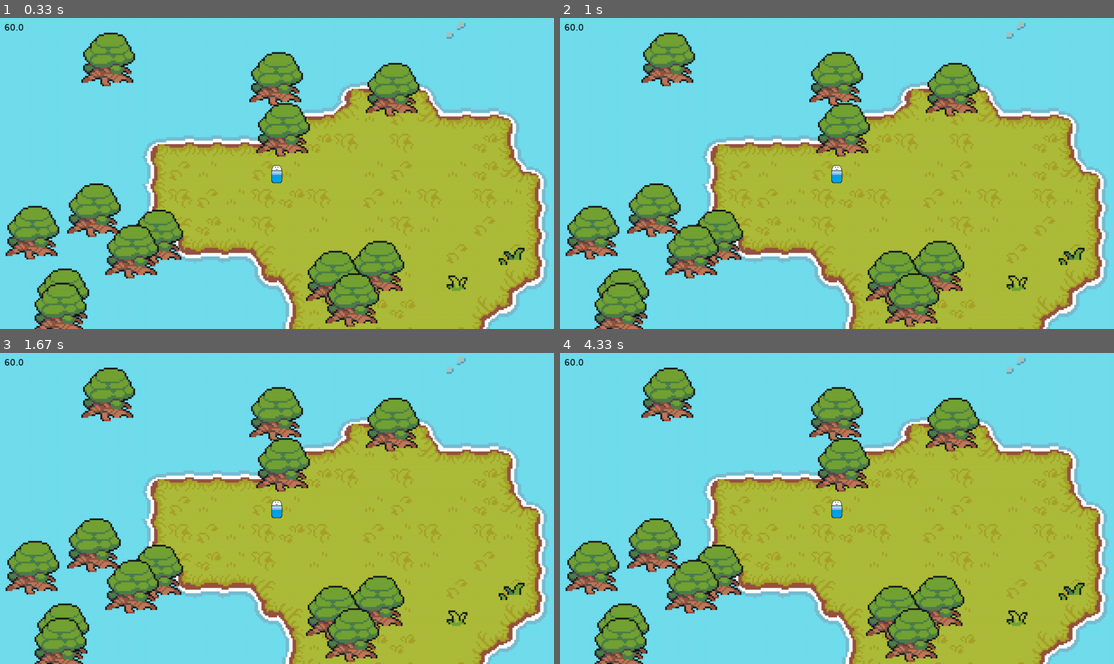
Above: before the commit, frames 1-4 (two rows, left to right).
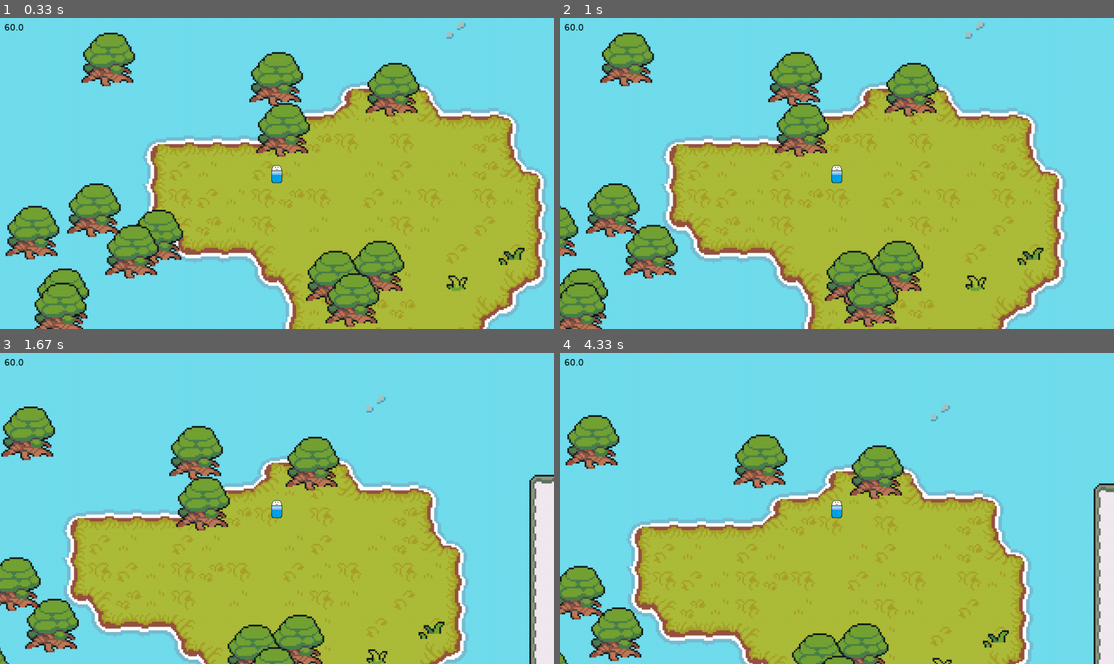
Above: after the commit, the same moments.

Repository: C0DE-SAGE/pygame-top-down-shooter
Game: pygame game, started from test/camera.py
The game is run twice, just before and just after one commit, with the same random seed, the same clock (stepped at 60 frames per second) and the same inputs.
Inputs (mouse positions are in pixels of both pictures, inside the frame that each line leads up to):
- Up to frame 1 (0.33 s): no input
- Up to frame 2 (1 s): press the mouse at (814, 185) at 0.37 s; move the mouse to (914, 176) at 0.47 s; release the mouse at (1014, 164) at 0.6 s; hold D from 0.67 s (still down); move the mouse to (837, 195) at 0.7 s
- Up to frame 3 (1.67 s): release D at 1.13 s; hold W 1.17-1.47 s; hold D from 1.5 s (still down)
- Up to frame 4 (4.33 s): release D at 1.97 s; hold A 2-2.53 s; hold S 2.57-2.87 s; hold A 2.9-3.3 s; hold W 3.33-3.7 s; hold D from 3.73 s (still down)

Frame 1 is identical in both runs. In frame 2, 39% of the frame differs, in the area x 0-99%, y 1-100%; in frame 3, 48%, in the area x 0-100%, y 1-100%; in frame 4, 48%.

Commit message:
bullet collide update, making helath bar..

Diff:
--- a/test/camera.py
+++ b/test/camera.py
@@ -9,16 +9,16 @@
 		super().__init__()
 		self.image = pygame.image.load('graphics/tree.png').convert_alpha()
 		self.rect = self.image.get_rect(topleft=pos)
+		self.speed = 1
 
 	def update(self):
-		self.mask = pygame.mask.from_surface(self.image)
-		self.player_mask = pygame.mask.from_surface(player.image)
 		if pygame.sprite.spritecollide(self, pygame.sprite.GroupSingle(player), False, pygame.sprite.collide_mask):
 			self.kill()
 
 class Player(pygame.sprite.Sprite):
-	def __init__(self, pos):
+	def __init__(self, pos, health):
 		super().__init__()
+		self.health = health
 		self.image = pygame.image.load('graphics/pixil-frame-0.png').convert_alpha()
 		self.rect = self.image.get_rect(center=pos)
 		self.direction = pygame.math.Vector2()
@@ -27,16 +27,16 @@
 	def input(self):
 		keys = pygame.key.get_pressed()
 
-		if keys[pygame.K_UP]:
+		if keys[pygame.K_w]:
 			self.direction.y = -1
-		elif keys[pygame.K_DOWN]:
+		elif keys[pygame.K_s]:
 			self.direction.y = 1
 		else:
 			self.direction.y = 0
 
-		if keys[pygame.K_RIGHT]:
+		if keys[pygame.K_d]:
 			self.direction.x = 1
-		elif keys[pygame.K_LEFT]:
+		elif keys[pygame.K_a]:
 			self.direction.x = -1
 		else:
 			self.direction.x = 0
@@ -46,11 +46,13 @@
 		self.rect.center += self.direction * self.speed
 
 	def create_bullet(self, camera_pos):
-		return Bullet(self.rect, camera_pos)
+		return Bullet(self.rect, camera_pos, 20)
 
 
 class Bullet(pygame.sprite.Sprite):
-	def __init__(self, player_pos, camera_pos):
+	def __init__(self, player_pos, camera_pos, duration_limit):
+		self.duration_limit = duration_limit
+		self.dura = 0
 		super().__init__()
 		self.image = pygame.Surface((10, 10))
 		self.image.fill((255, 0, 0))
@@ -67,8 +69,11 @@
 		self.rect.center = self.pos
 		self.mask = pygame.mask.from_surface(self.image)
 		self.player_mask = pygame.mask.from_surface(player.image)
-		if pygame.sprite.spritecollide(self, pygame.sprite.GroupSingle(tree_group), True, pygame.sprite.collide_mask):
-			self.kill()
+		if self.dura <= self.duration_limit:		self.dura += 1
+		else:		self.kill()
+
+
+		if pygame.sprite.spritecollide(self, tree_group, True, pygame.sprite.collide_mask):		self.kill()
 
 
 class View:
@@ -139,7 +144,7 @@
 fps = FPS()
 
 group = pygame.sprite.Group()
-player = Player((640,360))
+player = Player((640,360),120)
 player_group = pygame.sprite.GroupSingle(player)
 group.add(player_group)
 
@@ -164,6 +169,7 @@
 
 
 while True:
+
 	for event in pygame.event.get():
 		if event.type == pygame.QUIT:
 			pygame.quit()
@@ -172,7 +178,7 @@
 			if event.key == pygame.K_ESCAPE:
 				pygame.quit()
 				sys.exit()
-		if event.type == pygame.MOUSEBUTTONDOWN:
+		if pygame.mouse.get_pressed()[0]:
 			group.add(player.create_bullet(view.rect.topleft))
 		if event.type == pygame.MOUSEWHEEL:
 			view.sight_scale += event.y * 0.03
@@ -182,4 +188,6 @@
 	group.update()
 	fps.render(screen)
 	pygame.display.update()
+	pygame.draw.rect(screen, (255,0,0),(1200,640, 200,10))
+	pygame.draw.rect(screen, (0,0,255),(1200,6400, player.health,5))
 	fps.clock.tick(60)
